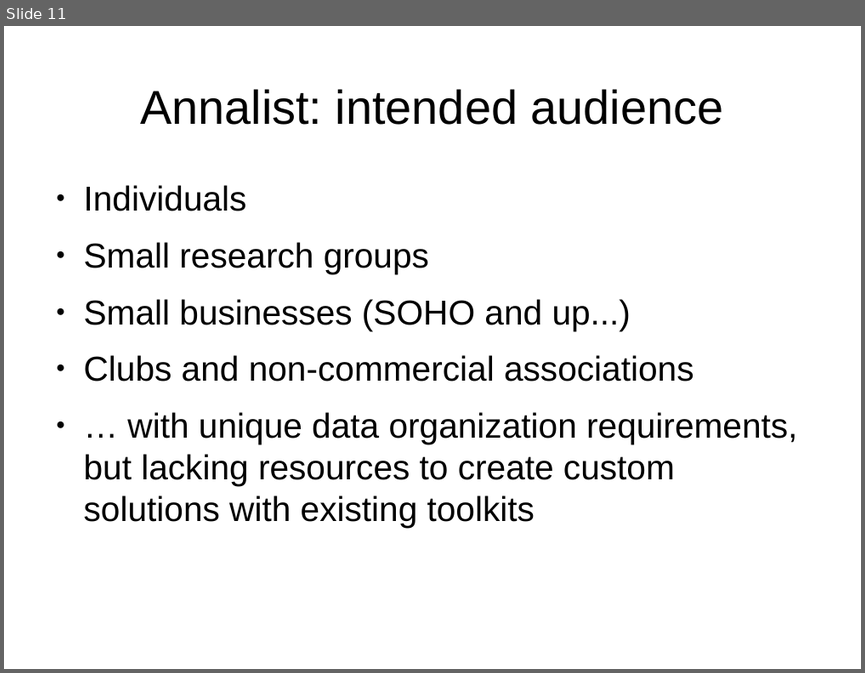
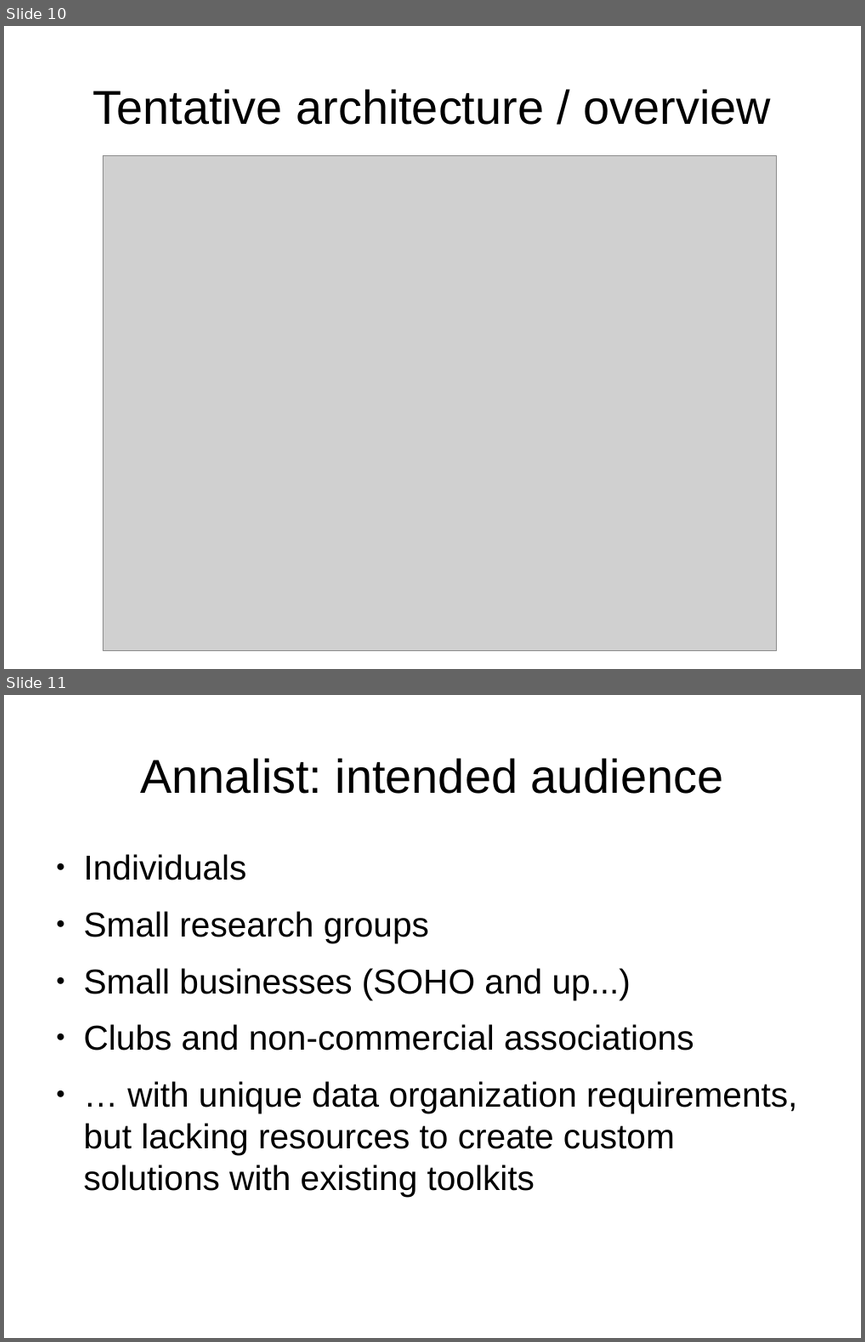
Before and after one commit to gklyne/annalist, a slide deck: presentations/annalist-pitch.odp. Shown one above the other, each under a label of ours: slide 11 before the commit, slides 10 and 11 after it. The pictures are 865x673 and 865x1342 pixels, drawn with LibreOffice and Linux fonts; fonts in the diff are those of the drawing; grey boxes stand for pictures. Boxes give left, top, right and bottom in pixels: in the first picture for what was removed or moved away, otherwise in the second. Text is boxed around its words. In the diff, an @@ line names an element or a change of style, - is before the commit and + after.

```diff
--- a/presentations/annalist-pitch.odp
+++ b/presentations/annalist-pitch.odp
@@ slide 10 added at [4,26,861,669], background #FFFFFF @@
@@ title added at [93,89,771,125], 44 pt, text #000000 @@
+Tentative architecture / overview
@@ picture added at [103,156,777,651] @@
```
Also in this commit, not shown: 1 slide removed.
